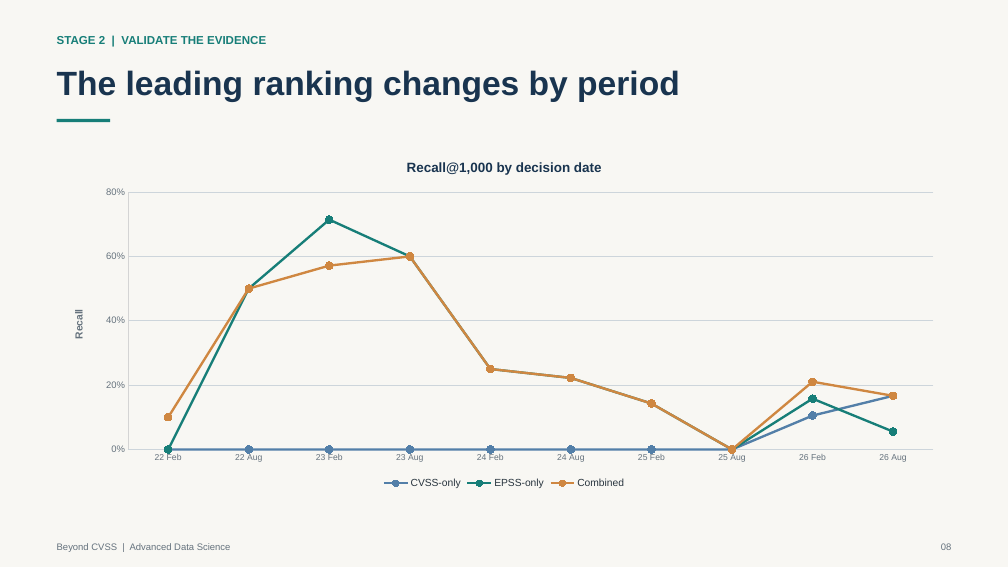
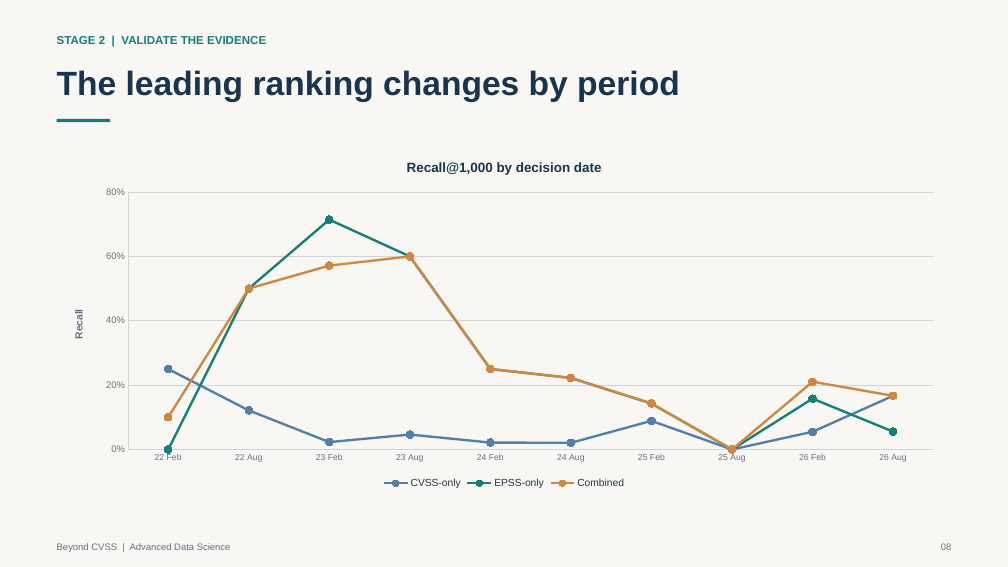
Before and after one commit to novaayanshh/beyond_cvss, a slide deck: slide 8 of docs/slides.pptx. Drawn at 1008x567 pixels with LibreOffice and Linux fonts; fonts in the diff are those of the drawing. Boxes give left, top, right and bottom in pixels: in the first picture for what was removed or moved away, otherwise in the second. Text is boxed around its words. In the diff, an @@ line names an element or a change of style, - is before the commit and + after.

```diff
--- a/docs/slides.pptx
+++ b/docs/slides.pptx
@@ line chart at (57,146,951,492) @@
-CVSS-only: 0, 0, 0, 0, 0, 0, 0, 0, 0.11, 0.17
+CVSS-only: 0.25, 0.12, 0.02, 0.05, 0.02, 0.02, 0.09, 0, 0.06, 0.17
```
Also in this commit, not shown: 3 other slides changed, 12 other files.
